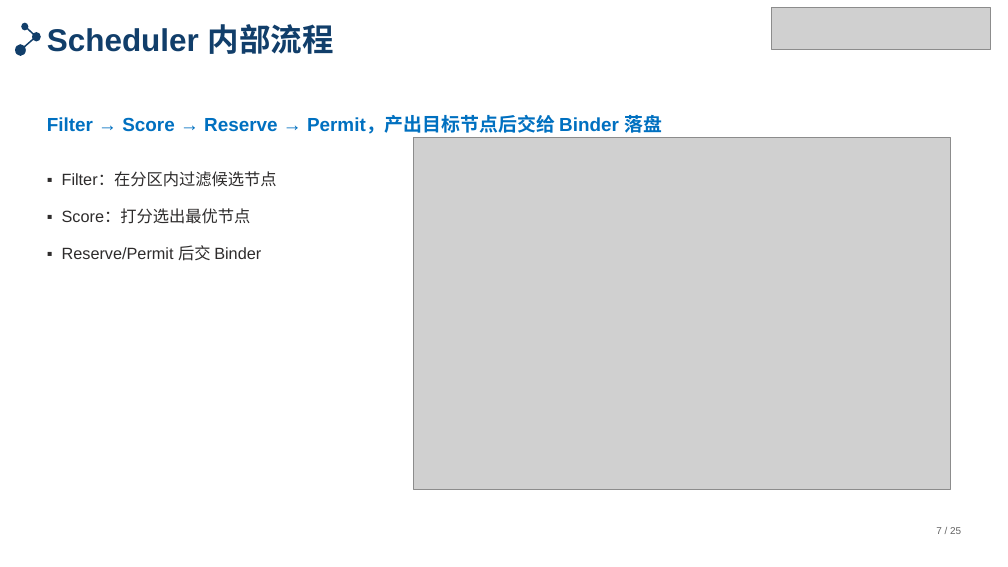
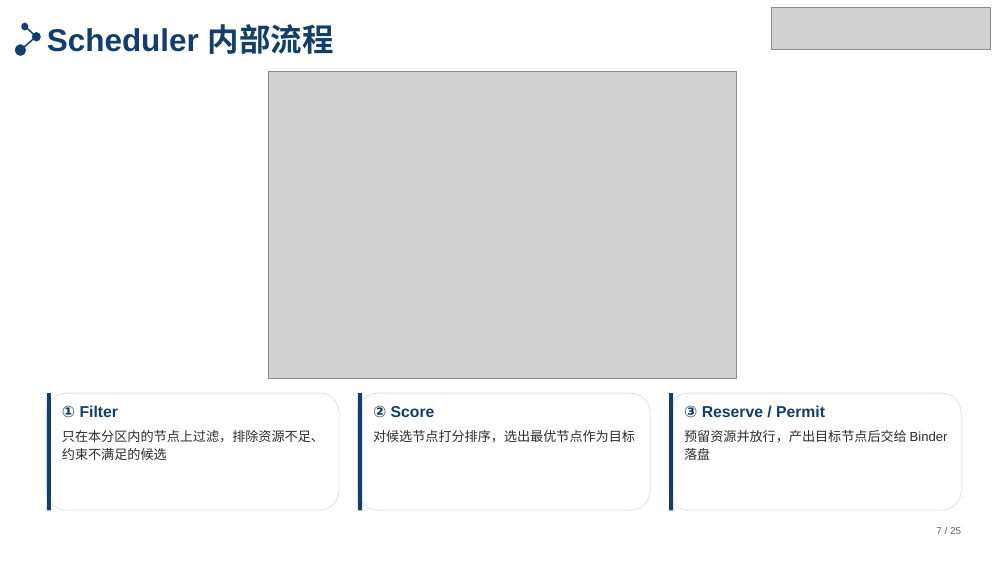
Before and after one commit to tengfei86/godel-scheduler, a slide deck: slide 7 of docs/thesis/defense/答辩PPT-北航模板版.pptx. Drawn at 1008x567 pixels with LibreOffice and Linux fonts; fonts in the diff are those of the drawing; grey boxes stand for pictures. Boxes give left, top, right and bottom in pixels: in the first picture for what was removed or moved away, otherwise in the second. Text is boxed around its words. In the diff, an @@ line names an element or a change of style, - is before the commit and + after.

```diff
--- a/docs/thesis/defense/答辩PPT-北航模板版.pptx
+++ b/docs/thesis/defense/答辩PPT-北航模板版.pptx
@@ picture: place and size @@
-picture at box(413, 138, 951, 489)
+picture at box(268, 72, 737, 378)
@@ text removed at box(62, 172, 277, 261) @@
-▪ Filter：在分区内过滤候选节点
-▪ Score：打分选出最优节点
-▪ Reserve/Permit 后交 Binder
@@ rounded rectangle added at box(47, 393, 339, 510), fill #FFFFFF, outline #D6E3F0 0.75 pt @@
@@ rectangle added at box(47, 393, 51, 510), fill #113E6A @@
@@ text added at box(62, 405, 324, 460), 12.5 pt, text #2E2C2C @@
+① Filter
+只在本分区内的节点上过滤，排除资源不足、约束不满足的候选
@@ rounded rectangle added at box(358, 393, 651, 510), fill #FFFFFF, outline #D6E3F0 0.75 pt @@
@@ rectangle added at box(358, 393, 363, 510), fill #113E6A @@
@@ text added at box(373, 405, 635, 442), 12.5 pt, text #2E2C2C @@
+② Score
+对候选节点打分排序，选出最优节点作为目标
@@ rounded rectangle added at box(669, 393, 961, 510), fill #FFFFFF, outline #D6E3F0 0.75 pt @@
@@ rectangle added at box(669, 393, 673, 510), fill #113E6A @@
@@ text at box(684, 405, 948, 460): text changed; size 18 to 12.5 pt; text colour #0070C0 to #2E2C2C; bold off @@
-Filter → Score → Reserve → Permit，产出目标节点后交给 Binder 落盘
+③ Reserve / Permit
+预留资源并放行，产出目标节点后交给 Binder 落盘
@@ text "③ Reserve / Permit" at box(684, 405, 948, 460): vertical alignment middle to top @@
```
Also in this commit, not shown: 1 other slide changed, 3 other files.
